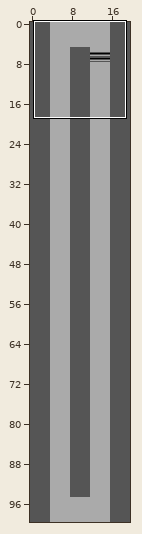
Level history. Tiled map: assets/maps/track2.tmx. Above, an overview of the earlier version with the close-up marked.
Close-up. As it was:
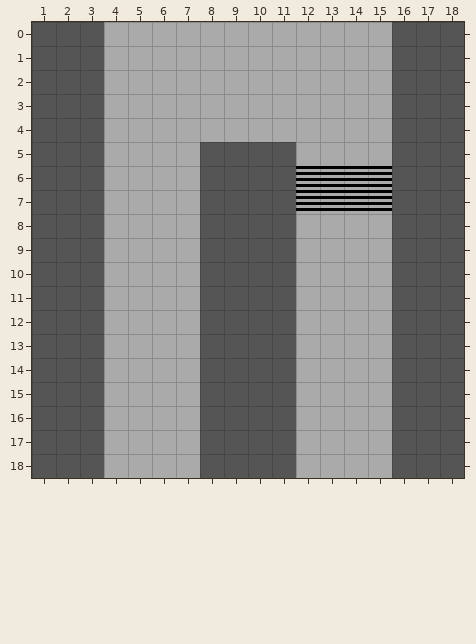
Cells are 8x8 px. Shown: x 1..18, y 0..18. The commit also changed other parts of the map, which this record leaves out.
The result:
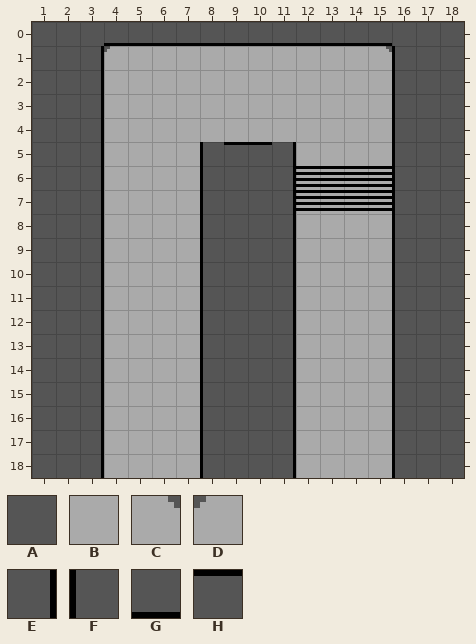
Key: from "track": A 0 "TILE_WALL", B 1 "TILE_ROAD", C 9 flipped on the diagonal "TILE_ROAD", D 9 turned 90 "TILE_ROAD", E 10 "TILE_WALL", F 10 flipped left-right "TILE_WALL", G 10 flipped on the diagonal "TILE_WALL", H 10 flipped on the other diagonal "TILE_WALL".
_ is an empty cell, . an unchanged one.
Edits made:
--- layer "Track"
@@ x 3..16 @@
- 0 .BBBBBBBBBBBB.
- 1 AB..........BA
- 2 A............A
- 3 A............A
- 4 A............A
- 5 A....AAAA....A
- 6 A....A..A....A
- 7 A....A..A....A
- 8 A....A..A....A
- 9 A....A..A....A
-10 A....A..A....A
-11 A....A..A....A
-12 A....A..A....A
-13 A....A..A....A
-14 A....A..A....A
-15 A....A..A....A
-16 A....A..A....A
-17 A....A..A....A
-18 A....A..A....A
+ 0 .GGGGGGGGGGGG.
+ 1 ED..........CF
+ 2 E............F
+ 3 E............F
+ 4 E............F
+ 5 E....FHHE....F
+ 6 E....F..E....F
+ 7 E....F..E....F
+ 8 E....F..E....F
+ 9 E....F..E....F
+10 E....F..E....F
+11 E....F..E....F
+12 E....F..E....F
+13 E....F..E....F
+14 E....F..E....F
+15 E....F..E....F
+16 E....F..E....F
+17 E....F..E....F
+18 E....F..E....F
